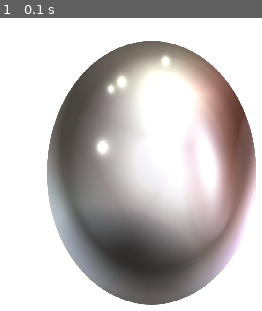
Above: before the commit, frame 1.
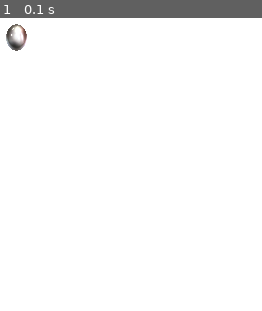
Above: after the commit, the same moment.

Repository: vohkorog/game-with-pygame
Game: pygame game, started from main.py
Two runs of this game, one before a commit and one after it. Both use one fixed random seed, a clock stepped at 60 frames per second and the inputs below.
Inputs:
- Up to frame 1 (0.1 s): no input

The runs differ from the first frame. In frame 1, 46% of the frame differs, in the area x 2-98%, y 2-98%.

Commit message:
delite some line in file

Diff:
--- a/engine.py
+++ b/engine.py
@@ -22,10 +22,8 @@
         pygame.display.set_caption(self.title)
 
     def init_object(self):
-        self.entity = Entity(300, 300, 60, 60, "src\\image\\ball.png")
+        self.entity = Entity(30, 30, 60, 60, "src\\image\\ball.png")
 
-        #enemy_image = self.get_image("src\\image\\ball.png")
-        #self.enemy_scale_image = pygame.transform.scale(enemy_image, (150, 100))
 
     def handle_events(self):
         for event in pygame.event.get():
@@ -35,7 +33,6 @@
 
 
     def run(self):
-
         self.running = True
         while self.running:
             self.running = self.handle_events()
@@ -46,5 +43,3 @@
 
     def render(self):
         self.entity.render(self.screen)
-        #self.entity.render(self.screen)
-        #self.screen.blit(self.enemy_scale_image, (100,100))
--- a/entity.py
+++ b/entity.py
@@ -17,7 +17,6 @@
         self.enemy_scale_image = pygame.transform.scale(enemy_image, (self.w, self.h))
 
     def render(self, window):
-        #pygame.draw.rect(window, (0, 128, 255), pygame.Rect(self.x, self.y, self.w, self.h))
         window.blit(self.enemy_scale_image, (self.x, self.y))
 
     def get_image(self):
